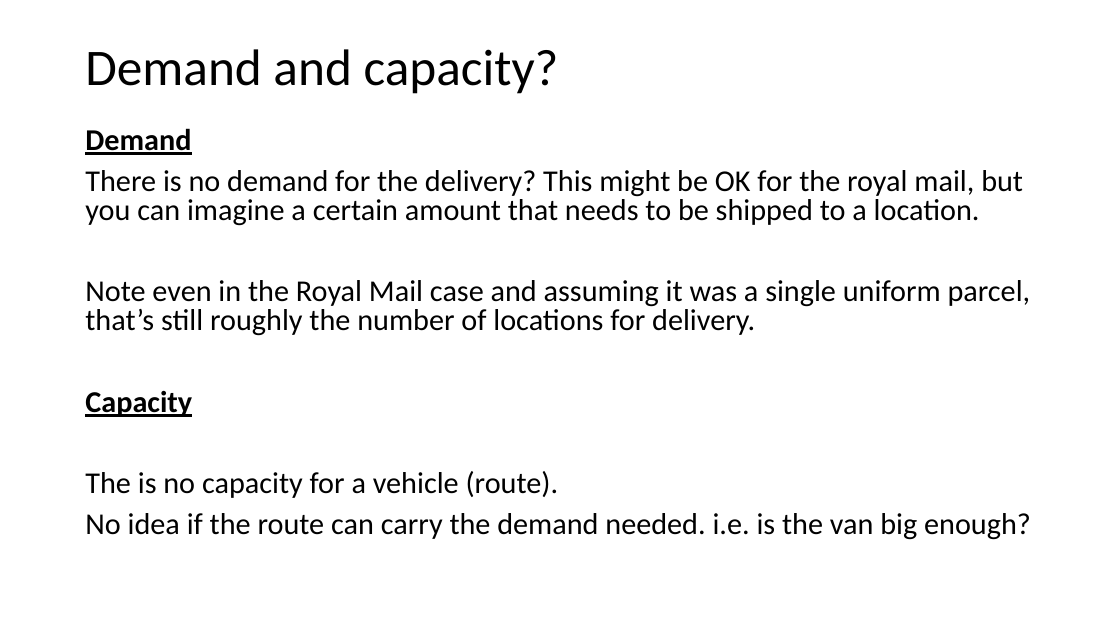
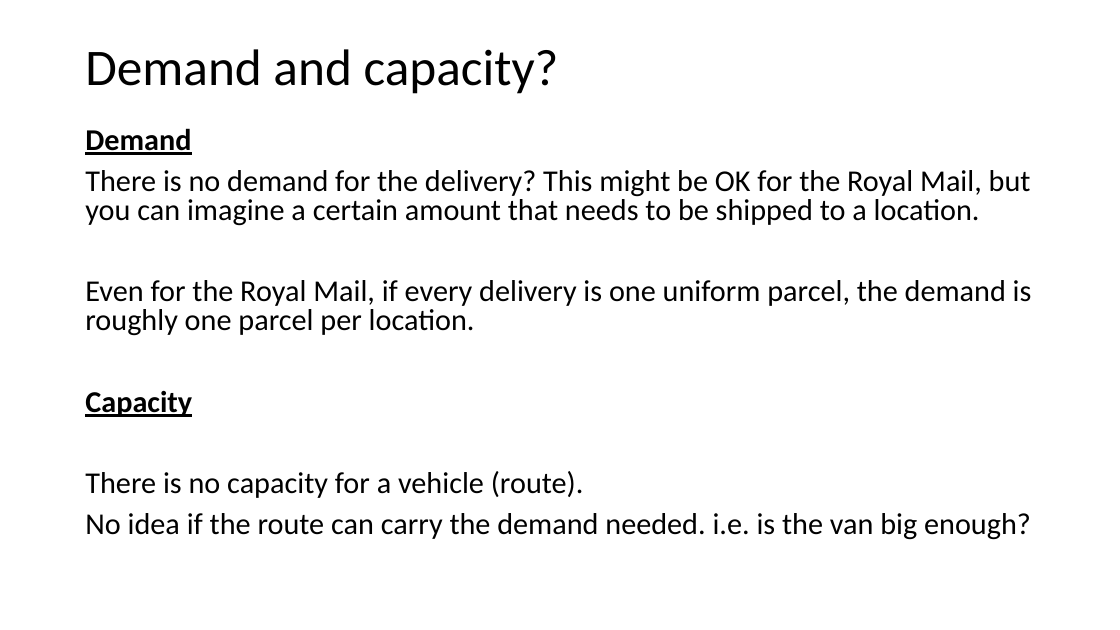
Before and after one commit to invariantum/operational_research, a slide deck: slide 20 of content/Lectures/Semester 1/Week 10 - Vehicle Routing Problem/5 Source Files/Vehicle Routing Problem.pptx. Drawn at 1120x630 pixels with LibreOffice and Linux fonts; fonts in the diff are those of the drawing. Boxes give left, top, right and bottom in pixels: in the first picture for what was removed or moved away, otherwise in the second. Text is boxed around its words. In the diff, an @@ line names an element or a change of style, - is before the commit and + after.

```diff
--- a/content/Lectures/Semester 1/Week 10 - Vehicle Routing Problem/5 Source Files/Vehicle Routing Problem.pptx
+++ b/content/Lectures/Semester 1/Week 10 - Vehicle Routing Problem/5 Source Files/Vehicle Routing Problem.pptx
@@ text at box(85, 170, 1032, 336): text changed @@
-There is no demand for the delivery? This might be OK for the royal mail, but you can imagine a certain amount that needs to be shipped to a location.
-Note even in the Royal Mail case and assuming it was a single uniform parcel, that’s still roughly the number of locations for delivery.
+There is no demand for the delivery? This might be OK for the Royal Mail, but you can imagine a certain amount that needs to be shipped to a location.
+Even for the Royal Mail, if every delivery is one uniform parcel, the demand is roughly one parcel per location.
@@ text at box(85, 471, 584, 498): text changed @@
-The is no capacity for a vehicle (route).
+There is no capacity for a vehicle (route).
```
Also in this commit, not shown: 3 other slides changed, 6 other files.
